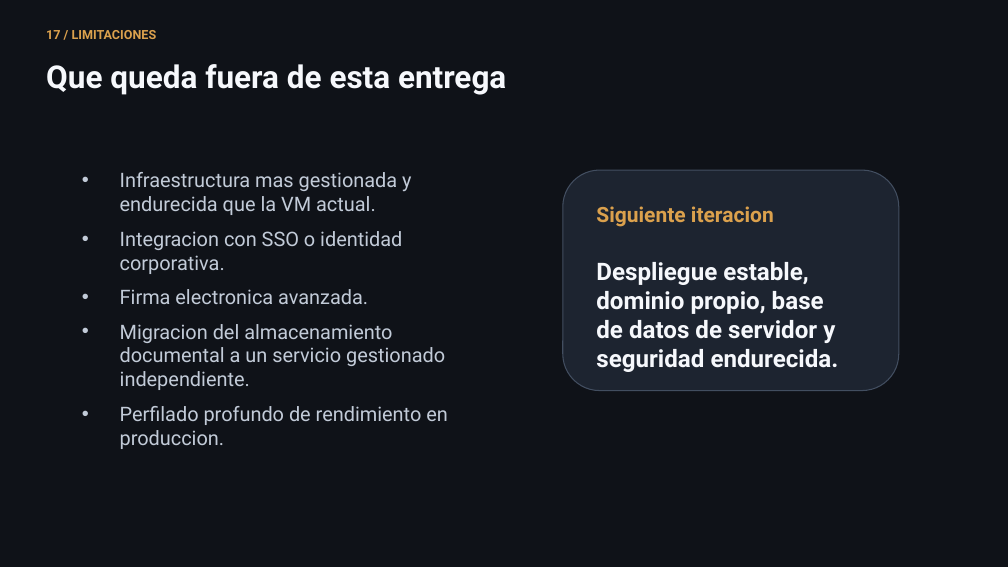
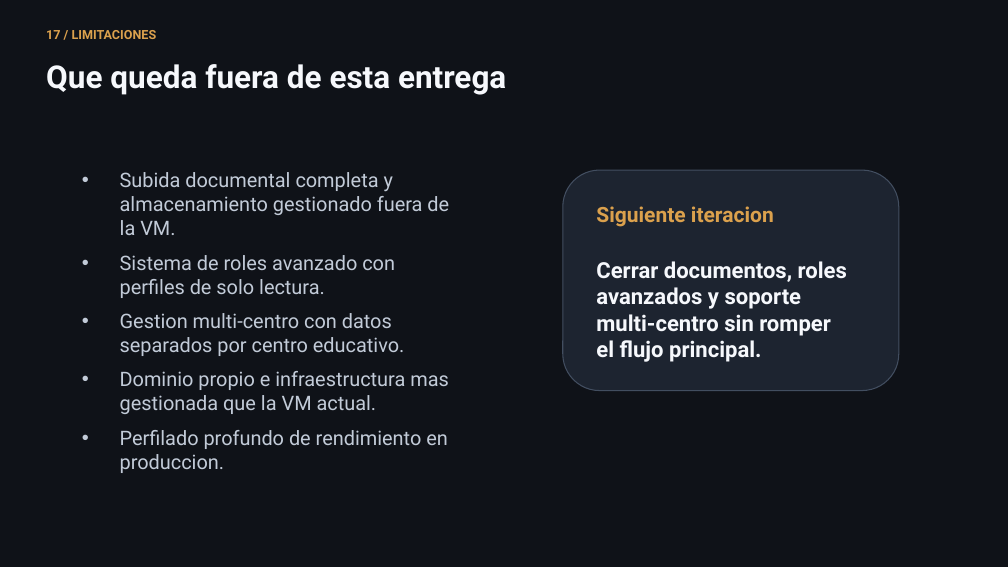
Before and after one commit to lmendez861/TFG-Agora, a slide deck: slide 18 of docs/presentacion-defensa-final.pptx. Drawn at 1008x567 pixels with LibreOffice and Linux fonts; fonts in the diff are those of the drawing. Boxes give left, top, right and bottom in pixels: in the first picture for what was removed or moved away, otherwise in the second. Text is boxed around its words. In the diff, an @@ line names an element or a change of style, - is before the commit and + after.

Commit message:
Refine defense scope and roles slides

```diff
--- a/docs/presentacion-defensa-final.pptx
+++ b/docs/presentacion-defensa-final.pptx
@@ text at (120,172,449,414): text changed @@
-• Infraestructura mas gestionada y endurecida que la VM actual.
-• Integracion con SSO o identidad corporativa.
-• Firma electronica avanzada.
-• Migracion del almacenamiento documental a un servicio gestionado independiente.
+• Subida documental completa y almacenamiento gestionado fuera de la VM.
+• Sistema de roles avanzado con perfiles de solo lectura.
+• Gestion multi-centro con datos separados por centro educativo.
+• Dominio propio e infraestructura mas gestionada que la VM actual.
@@ text at (596,261,847,362): text changed; size 23 to 21 pt @@
-Despliegue estable, dominio propio, base de datos de servidor y seguridad endurecida.
+Cerrar documentos, roles avanzados y soporte multi-centro sin romper el flujo principal.
```
Also in this commit, not shown: 5 other slides changed, 1 slide added, 1 slide removed, 5 other files.
